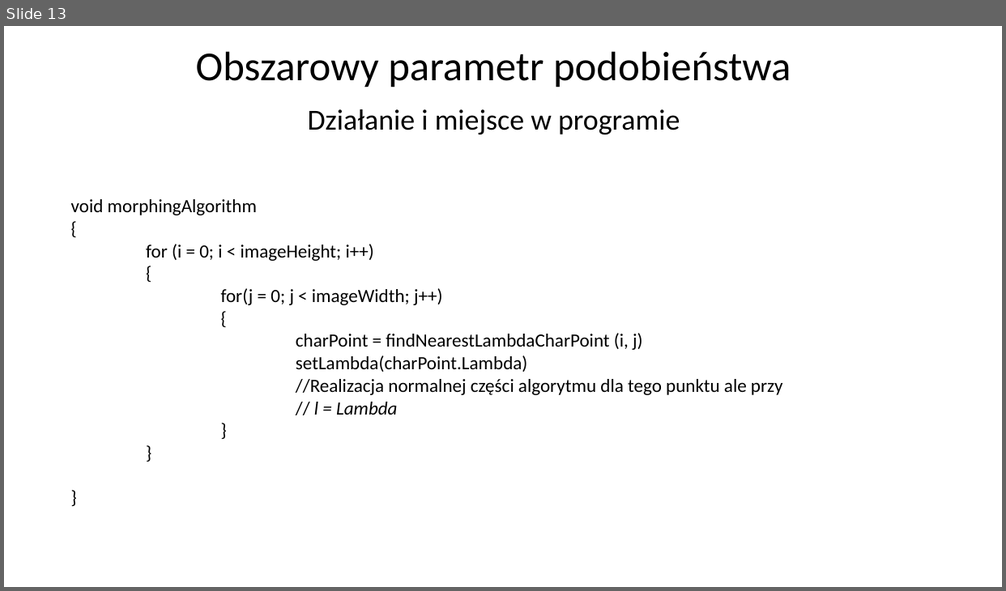
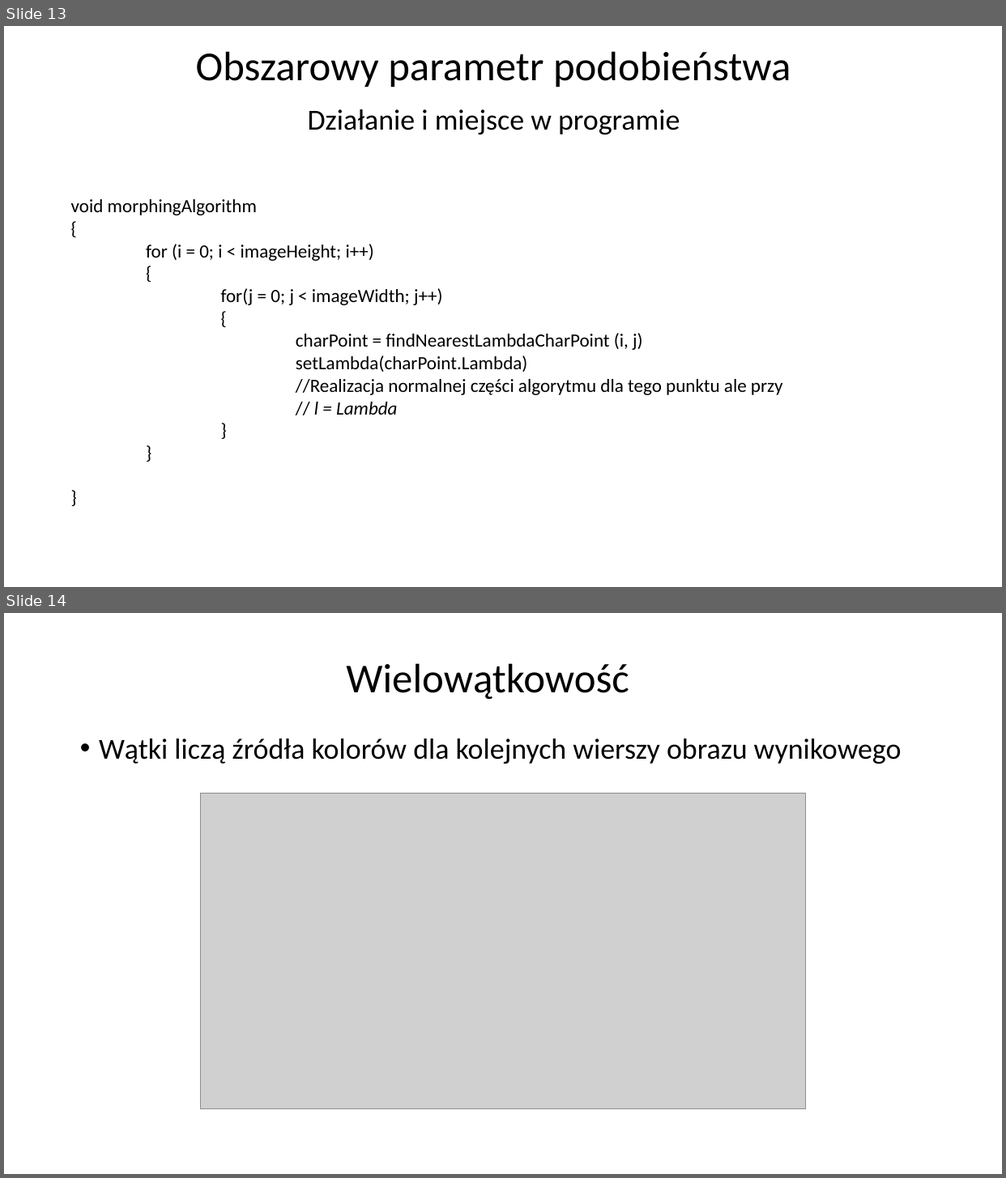
Before and after one commit to Gazda70/Image-Morphing, a slide deck: Morphing obrazów.pptx. Shown one above the other, each under a label of ours: slide 13 before the commit, slides 13 and 14 after it. The pictures are 1006x591 and 1006x1178 pixels, drawn with LibreOffice and Linux fonts; fonts in the diff are those of the drawing; grey boxes stand for pictures. Boxes give left, top, right and bottom in pixels: in the first picture for what was removed or moved away, otherwise in the second. Text is boxed around its words. In the diff, an @@ line names an element or a change of style, - is before the commit and + after.

```diff
--- a/Morphing obrazów.pptx
+++ b/Morphing obrazów.pptx
@@ slide 14 added at [4,613,1002,1174], background #FFFFFF @@
@@ title added at [346,663,629,699], 39.6 pt, text #000000 @@
+Wielowątkowość
@@ text added at [99,739,901,764], 28 pt, text #000000 @@
+• Wątki liczą źródła kolorów dla kolejnych wierszy obrazu wynikowego
@@ picture added at [200,794,805,1109] @@
```
Also in this commit, not shown: 3 slides changed, 2 other slides added, 1 slide removed.
